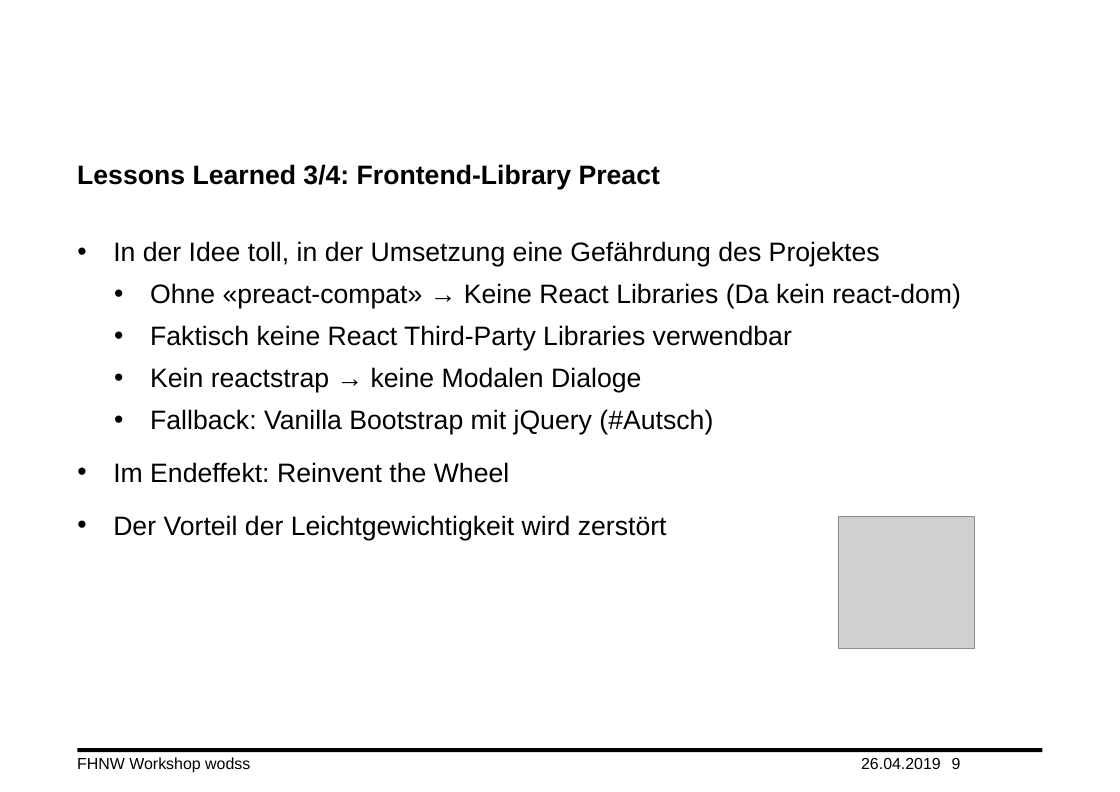
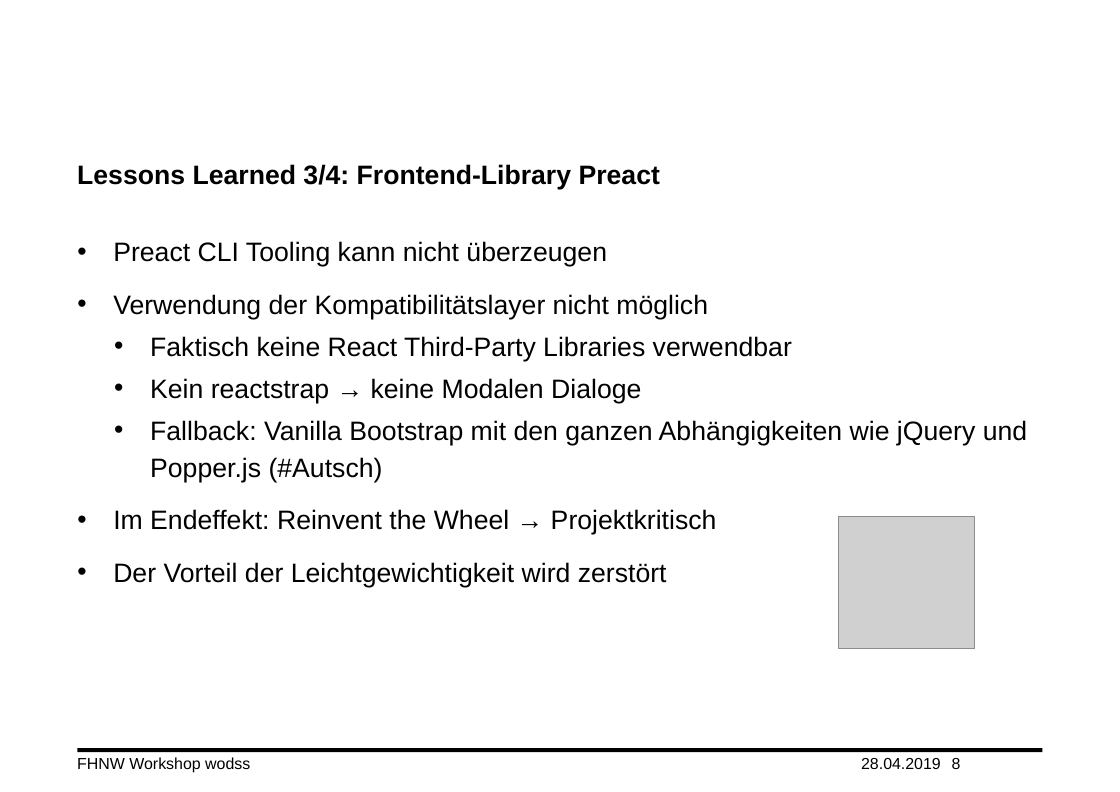
Before and after one commit to swaechter/fhnw-wodss, a slide deck: slide 8 of doc/Praesentation.pptx (slide 9 before the commit). Drawn at 1120x792 pixels with LibreOffice and Linux fonts; fonts in the diff are those of the drawing; grey boxes stand for pictures; background and template pictures are left out. Boxes give left, top, right and bottom in pixels: in the first picture for what was removed or moved away, otherwise in the second. Text is boxed around its words. In the diff, an @@ line names an element or a change of style, - is before the commit and + after.

```diff
--- a/doc/Praesentation.pptx
+++ b/doc/Praesentation.pptx
@@ text at box(113, 241, 708, 319): text changed @@
-• In der Idee toll, in der Umsetzung eine Gefährdung des Projektes
-  • Ohne «preact-compat» → Keine React Libraries (Da kein react-dom)
+• Preact CLI Tooling kann nicht überzeugen
+• Verwendung der Kompatibilitätslayer nicht möglich
@@ text at box(113, 420, 1027, 535): text changed @@
-  • Fallback: Vanilla Bootstrap mit jQuery (#Autsch)
-• Im Endeffekt: Reinvent the Wheel
+  • Fallback: Vanilla Bootstrap mit den ganzen Abhängigkeiten wie jQuery und Popper.js (#Autsch)
+• Im Endeffekt: Reinvent the Wheel → Projektkritisch
```
Also in this commit, not shown: 11 other slides changed, 1 slide removed, 2 other files.
